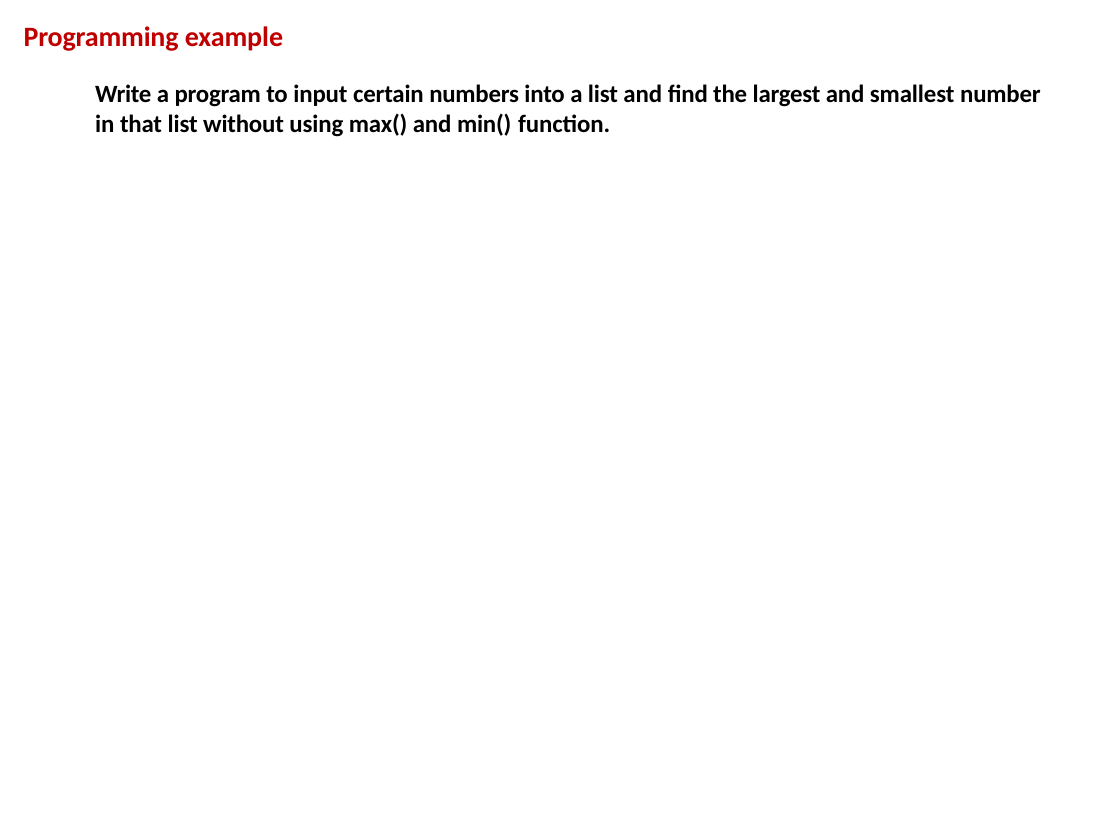
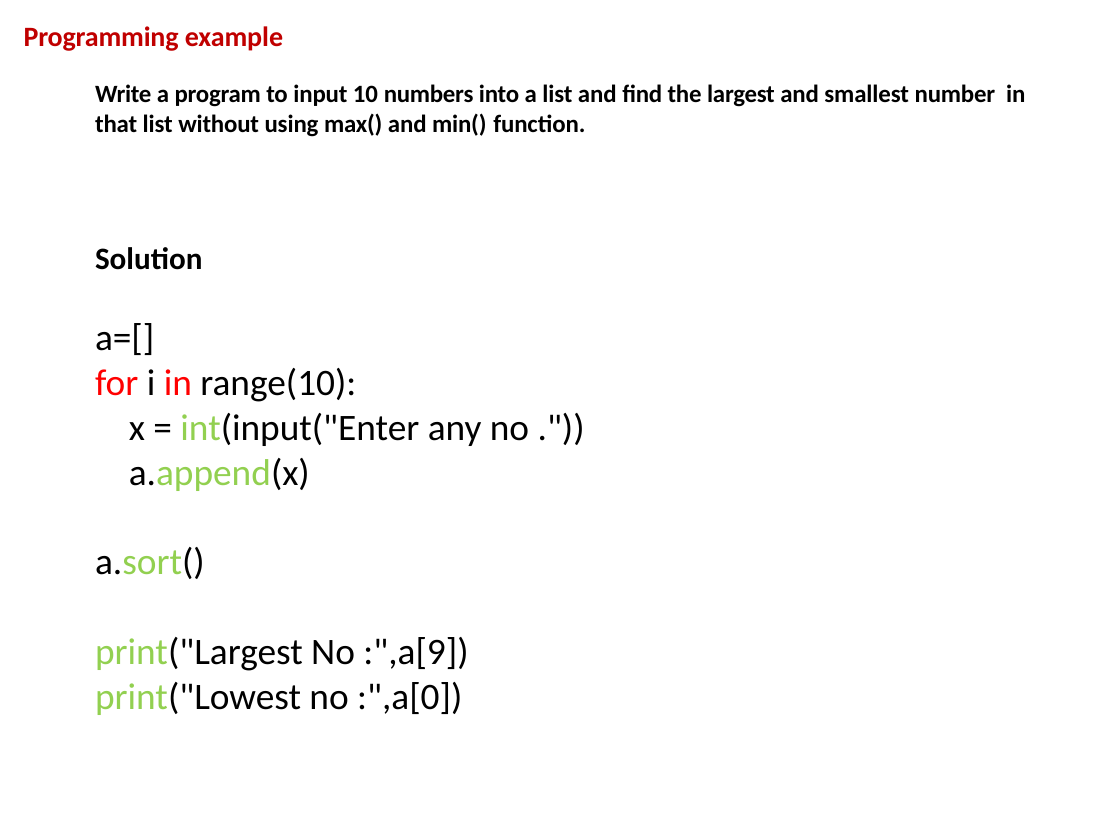
Before and after one commit to davcpscn/XI, a slide deck: slide 19 of Presentations/Lists.pptx (slide 18 before the commit). Drawn at 1120x840 pixels with LibreOffice and Linux fonts; fonts in the diff are those of the drawing. Boxes give left, top, right and bottom in pixels: in the first picture for what was removed or moved away, otherwise in the second. Text is boxed around its words. In the diff, an @@ line names an element or a change of style, - is before the commit and + after.

Commit message:
Python List ppt and Assignment

```diff
--- a/Presentations/Lists.pptx
+++ b/Presentations/Lists.pptx
@@ text at (95,84,1025,137): text changed @@
-Write a program to input certain numbers into a list and find the largest and smallest number in that list without using max() and min() function.
+Write a program to input 10 numbers into a list and find the largest and smallest number in that list without using max() and min() function.
@@ text added at (95,247,529,715), 24 pt, text #000000 @@
+Solution
+a=[]
+for i in range(10):
+x = int(input("Enter any no ."))
+a.append(x)
+a.sort()
+print("Largest No :",a[9])
+print("Lowest no :",a[0])
```
Also in this commit, not shown: 8 other slides changed, 2 slides added, 1 slide removed, 3 other files.
